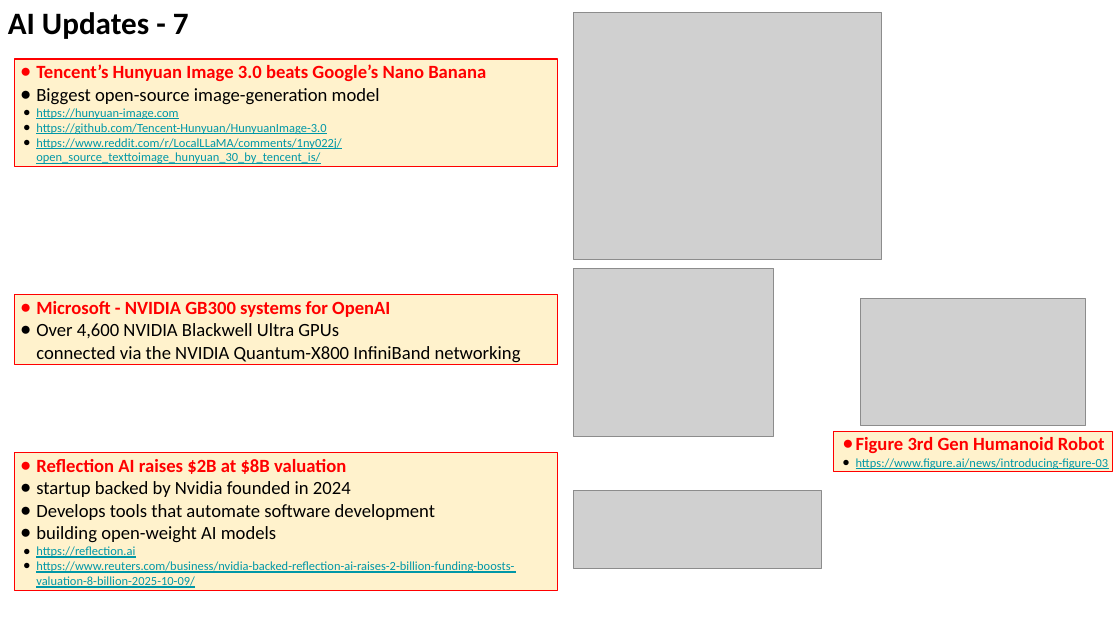
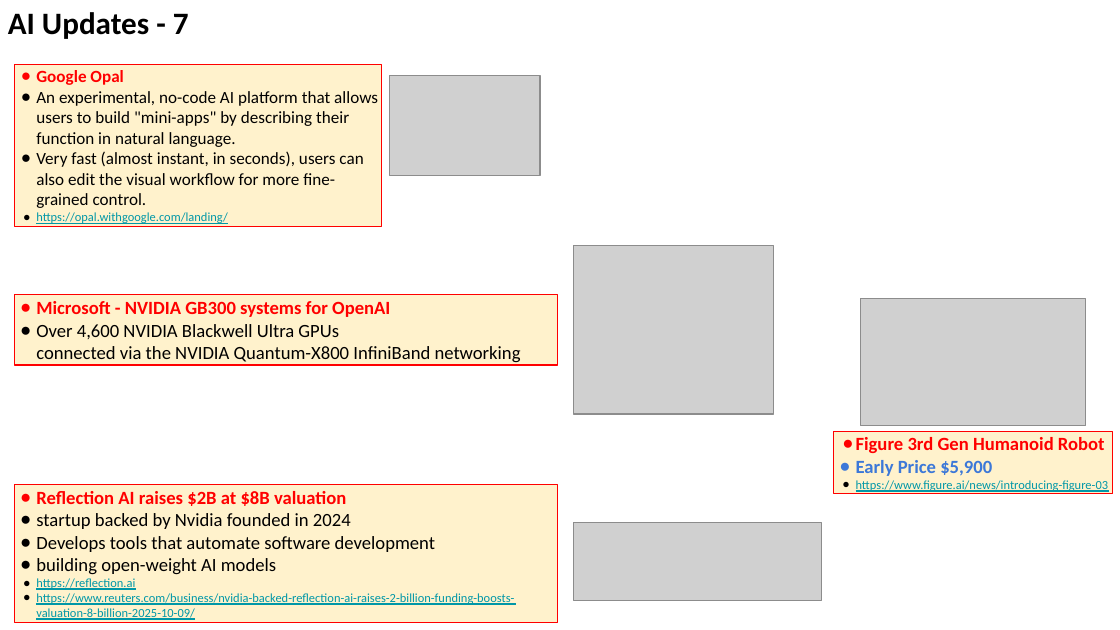
Before and after one commit to lselector/seminar, a slide deck: slide 15 of 2025/2025-10-10-AI-Updates.pptx. Drawn at 1120x630 pixels with LibreOffice and Linux fonts; fonts in the diff are those of the drawing; grey boxes stand for pictures. Boxes give left, top, right and bottom in pixels: in the first picture for what was removed or moved away, otherwise in the second. Text is boxed around its words. In the diff, an @@ line names an element or a change of style, - is before the commit and + after.

Commit message:
update

```diff
--- a/2025/2025-10-10-AI-Updates.pptx
+++ b/2025/2025-10-10-AI-Updates.pptx
@@ picture removed at box(573, 12, 881, 259) @@
@@ rectangle removed at box(15, 59, 558, 167) @@
-● Tencent’s Hunyuan Image 3.0 beats Google’s Nano Banana
-● Biggest open-source image-generation model
-● https://hunyuan-image.com
-● https://github.com/Tencent-Hunyuan/HunyuanImage-3.0
-● https://www.reddit.com/r/LocalLLaMA/comments/1ny022j/open_source_texttoimage_hunyuan_30_by_tencent_is/
@@ rectangle added at box(15, 65, 382, 227), fill #FFF2CC, outline #FF0000 0.75 pt, 11 pt, text #000000 @@
+● Google Opal
+● An experimental, no-code AI platform that allows users to build "mini-apps" by describing their function in natural language.
+● Very fast (almost instant, in seconds), users can also edit the visual workflow for more fine-grained control.
+● https://opal.withgoogle.com/landing/
@@ picture added at box(390, 75, 540, 175) @@
@@ picture: place and size @@
-picture at box(573, 268, 774, 436)
+picture at box(573, 246, 774, 414)
@@ rectangle "Figure 3rd Gen Humanoid Robot": place and size @@
-rectangle "Figure 3rd Gen Humanoid Robot" at box(833, 431, 1112, 472)
+rectangle "Figure 3rd Gen Humanoid Robot" at box(833, 431, 1112, 494)
@@ text in rectangle at box(856, 460, 992, 476): paragraph added @@
+● Early Price $5,900
@@ rectangle "Reflection AI raises $2B at ...": place and size @@
-rectangle "Reflection AI raises $2B at ..." at box(15, 452, 558, 590)
+rectangle "Reflection AI raises $2B at ..." at box(15, 485, 558, 623)
@@ picture: place and size @@
-picture at box(573, 491, 821, 568)
+picture at box(573, 523, 821, 600)
```
Also in this commit, not shown: 3 other slides changed.
